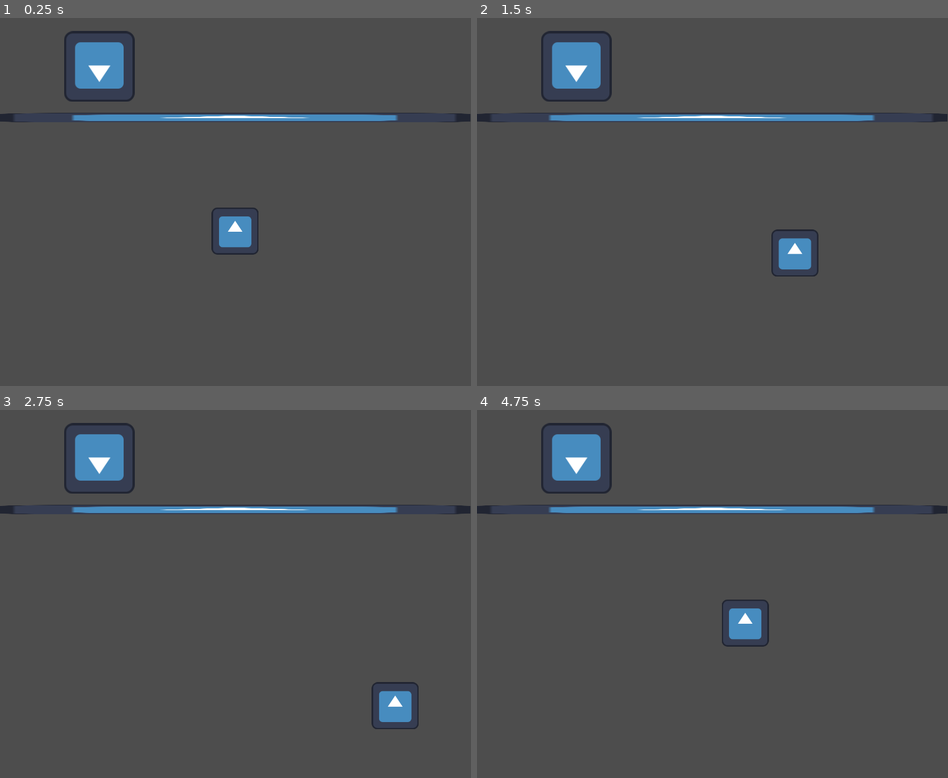
Above: before the commit, frames 1-4 (two rows, left to right).
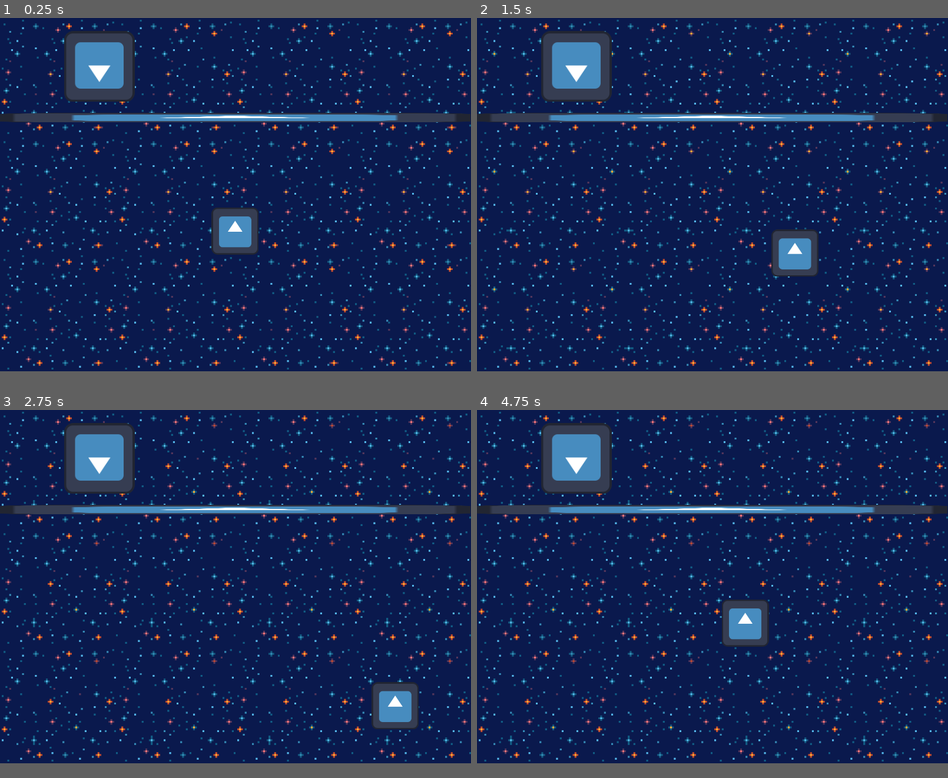
Above: after the commit, the same moments.

Repository: matito644/mafe
Game: Godot game, scene res://scenes/main.tscn
The game is run twice, just before and just after one commit, with the same random seed, the same clock (stepped at 60 frames per second) and the same inputs. The engine's default icon, where the game draws it, is replaced by a stand-in: a white triangle on a blue panel in a dark square.
Inputs:
- Up to frame 1 (0.25 s): no input
- Up to frame 2 (1.5 s): tap Enter at 0.5 s; hold Right (move_right) 0.53-1.28 s; hold Down (move_down) from 1.28 s (still down)
- Up to frame 3 (2.75 s): release Down (move_down) at 2.03 s; hold Right (move_right) from 2.03 s (still down)
- Up to frame 4 (4.75 s): release Right (move_right) at 2.78 s; hold Up (move_up) 2.78-3.53 s; hold Left (move_left) from 3.53 s (still down)
In our replay, the window is 800x625 before the commit and 800x600 after it. These sizes can differ from the game's own. Grey fills any space a smaller window leaves; there, only what the larger window draws over its background counts as a difference.

The runs differ from the first frame. In frame 1, 89% of the frame differs, in the area x 0-100%, y 0-96%; in frame 2, 89%; in frame 3, 89%; in frame 4, 89%.

Commit message:
Añadir un background en movimiento.

Diff:
--- /dev/null
+++ b/assets/background/bigSimple/background.tres
@@ -0,0 +1,17 @@
+[gd_resource type="AnimatedTexture" load_steps=5 format=3 uid="uid://bavsjfk1e1qm8"]
+
+[ext_resource type="Texture2D" uid="uid://3gqpw3q01w8h" path="res://assets/background/bigSimple/frame0.png" id="1_5ebve"]
+[ext_resource type="Texture2D" uid="uid://3o5hb2fd0nac" path="res://assets/background/bigSimple/frame1.png" id="2_2mgw4"]
+[ext_resource type="Texture2D" uid="uid://b4d5gnmspo2cn" path="res://assets/background/bigSimple/frame2.png" id="3_ivn26"]
+[ext_resource type="Texture2D" uid="uid://bfrpxjpna40jx" path="res://assets/background/bigSimple/frame3.png" id="4_c7eu0"]
+
+[resource]
+frames = 4
+frame_0/texture = ExtResource("1_5ebve")
+frame_0/duration = 0.5
+frame_1/texture = ExtResource("2_2mgw4")
+frame_1/duration = 0.5
+frame_2/texture = ExtResource("3_ivn26")
+frame_2/duration = 0.5
+frame_3/texture = ExtResource("4_c7eu0")
+frame_3/duration = 0.5
--- /dev/null
+++ b/assets/background/simple/background.tres
@@ -0,0 +1,17 @@
+[gd_resource type="AnimatedTexture" load_steps=5 format=3 uid="uid://33f40vscgkd"]
+
+[ext_resource type="Texture2D" uid="uid://cqbbt4as78fii" path="res://assets/background/simple/frame0.png" id="1_vgxqp"]
+[ext_resource type="Texture2D" uid="uid://4560g8dunr16" path="res://assets/background/simple/frame1.png" id="2_aon3l"]
+[ext_resource type="Texture2D" uid="uid://csuooncjcwdy5" path="res://assets/background/simple/frame2.png" id="3_7un3g"]
+[ext_resource type="Texture2D" uid="uid://cvib73g3pvuo7" path="res://assets/background/simple/frame3.png" id="4_11xow"]
+
+[resource]
+frames = 4
+frame_0/texture = ExtResource("1_vgxqp")
+frame_0/duration = 0.5
+frame_1/texture = ExtResource("2_aon3l")
+frame_1/duration = 0.5
+frame_2/texture = ExtResource("3_7un3g")
+frame_2/duration = 0.5
+frame_3/texture = ExtResource("4_11xow")
+frame_3/duration = 0.5
--- a/project.godot
+++ b/project.godot
@@ -18,9 +18,9 @@
 [display]
 
 window/size/viewport_width=1280
-window/size/viewport_height=1000
+window/size/viewport_height=960
 window/size/window_width_override=1280
-window/size/window_height_override=1000
+window/size/window_height_override=960
 window/stretch/mode="canvas_items"
 
 [input]
--- a/scenes/main.tscn
+++ b/scenes/main.tscn
@@ -1,13 +1,29 @@
-[gd_scene load_steps=5 format=3 uid="uid://cscdu078d1t7t"]
+[gd_scene load_steps=8 format=3 uid="uid://cscdu078d1t7t"]
 
 [ext_resource type="Texture2D" uid="uid://cwm6qry2uj1el" path="res://icon.svg" id="1_gkk16"]
+[ext_resource type="Texture2D" uid="uid://bavsjfk1e1qm8" path="res://assets/background/bigSimple/background.tres" id="1_kqkck"]
 [ext_resource type="PackedScene" uid="uid://d07h1lew26yi8" path="res://scenes/player.tscn" id="2_7rl2t"]
 [ext_resource type="Script" path="res://scenes/player.gd" id="3_7re07"]
+
+[sub_resource type="TileSetAtlasSource" id="TileSetAtlasSource_4srh1"]
+texture = ExtResource("1_kqkck")
+texture_region_size = Vector2i(320, 320)
+use_texture_padding = false
+0:0/0 = 0
+
+[sub_resource type="TileSet" id="TileSet_4j56v"]
+tile_size = Vector2i(320, 320)
+sources/0 = SubResource("TileSetAtlasSource_4srh1")
 
 [sub_resource type="RectangleShape2D" id="RectangleShape2D_jcma3"]
 size = Vector2(21.2793, 20.8217)
 
 [node name="Main" type="Node2D"]
+
+[node name="TileMap" type="TileMap" parent="."]
+tile_set = SubResource("TileSet_4j56v")
+format = 2
+layer_0/tile_data = PackedInt32Array(0, 0, 0, 1, 0, 0, 2, 0, 0, 3, 0, 0, 65539, 0, 0, 65538, 0, 0, 65537, 0, 0, 65536, 0, 0, 131072, 0, 0, 131073, 0, 0, 131074, 0, 0, 131075, 0, 0)
 
 [node name="Player" parent="." instance=ExtResource("2_7rl2t")]
 position = Vector2(639, 579)
@@ -35,4 +51,4 @@
 
 [node name="CollisionPolygon2D" type="CollisionPolygon2D" parent="StaticBody2D2"]
 build_mode = 1
-polygon = PackedVector2Array(1, 284, 1, 1001, 1281, 1004, 1280, 283)
+polygon = PackedVector2Array(1, 284, 1, 958, 1279, 959, 1280, 283)
Binary file added: assets/background/bigSimple/frame0.png
Not shown, added: assets/background/bigSimple/frame0.png.import
Binary file added: assets/background/bigSimple/frame1.png
Not shown, added: assets/background/bigSimple/frame1.png.import
Binary file added: assets/background/bigSimple/frame2.png
Not shown, added: assets/background/bigSimple/frame2.png.import
Binary file added: assets/background/bigSimple/frame3.png
Not shown, added: assets/background/bigSimple/frame3.png.import
Binary file added: assets/background/simple/frame0.png
Not shown, added: assets/background/simple/frame0.png.import
Binary file added: assets/background/simple/frame1.png
Not shown, added: assets/background/simple/frame1.png.import
(and 6 more such lines)
